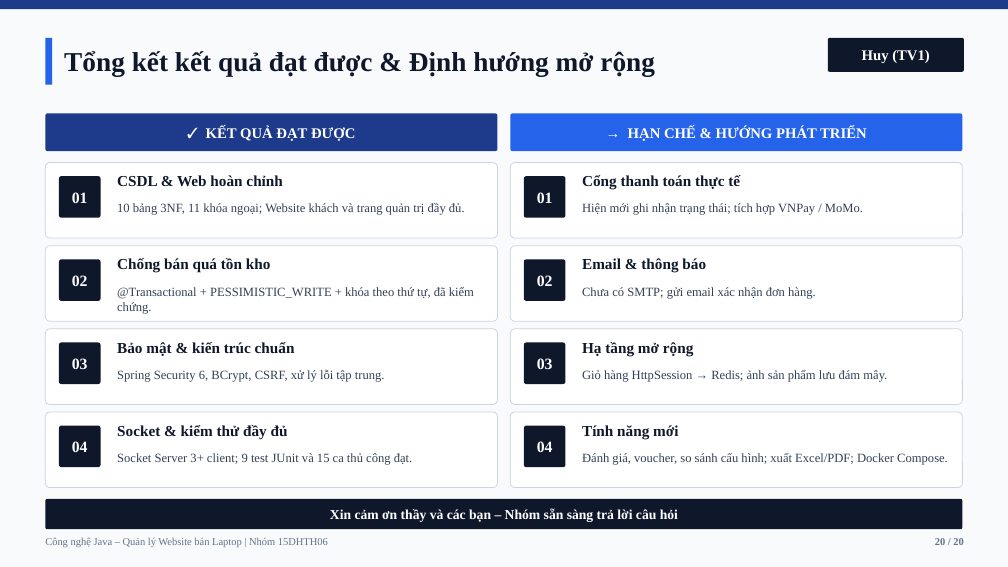
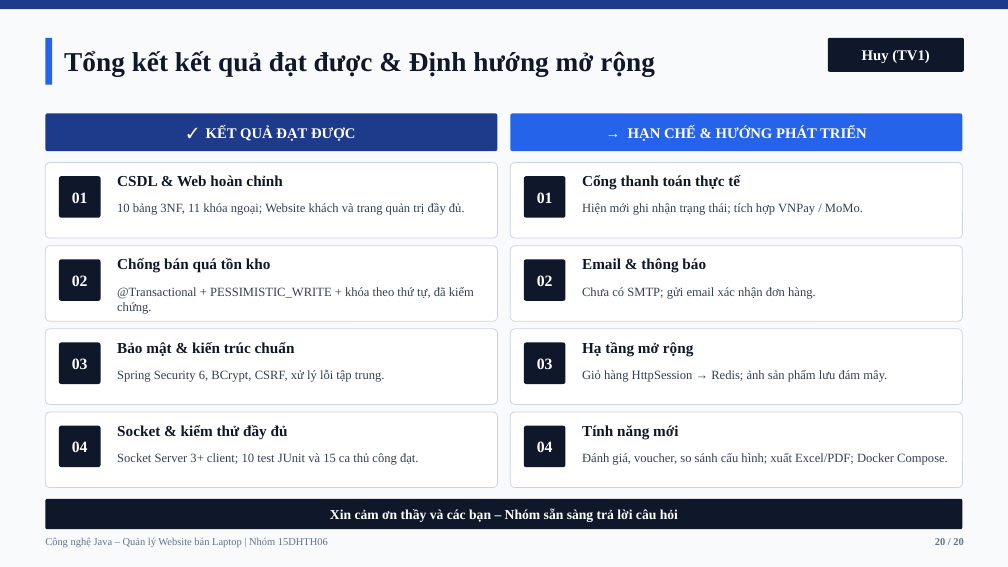
Before and after one commit to luugiahuy13122006-cmd/QuanLyBanLaptop, a slide deck: slide 20 of docs/Slide_LaptopShop_CongNgheJava.pptx. Drawn at 1008x567 pixels with LibreOffice and Linux fonts; fonts in the diff are those of the drawing. Boxes give left, top, right and bottom in pixels: in the first picture for what was removed or moved away, otherwise in the second. Text is boxed around its words. In the diff, an @@ line names an element or a change of style, - is before the commit and + after.

Commit message:
Bo sung test JUnit upload 5 anh (10/10) va dong bo hoan chinh BaoCao, Slide, README

```diff
--- a/docs/Slide_LaptopShop_CongNgheJava.pptx
+++ b/docs/Slide_LaptopShop_CongNgheJava.pptx
@@ text at <box>117,453,418,465</box>: text changed @@
-Socket Server 3+ client; 9 test JUnit và 15 ca thủ công đạt.
+Socket Server 3+ client; 10 test JUnit và 15 ca thủ công đạt.
```
Also in this commit, not shown: 3 other slides changed, 4 other files.
